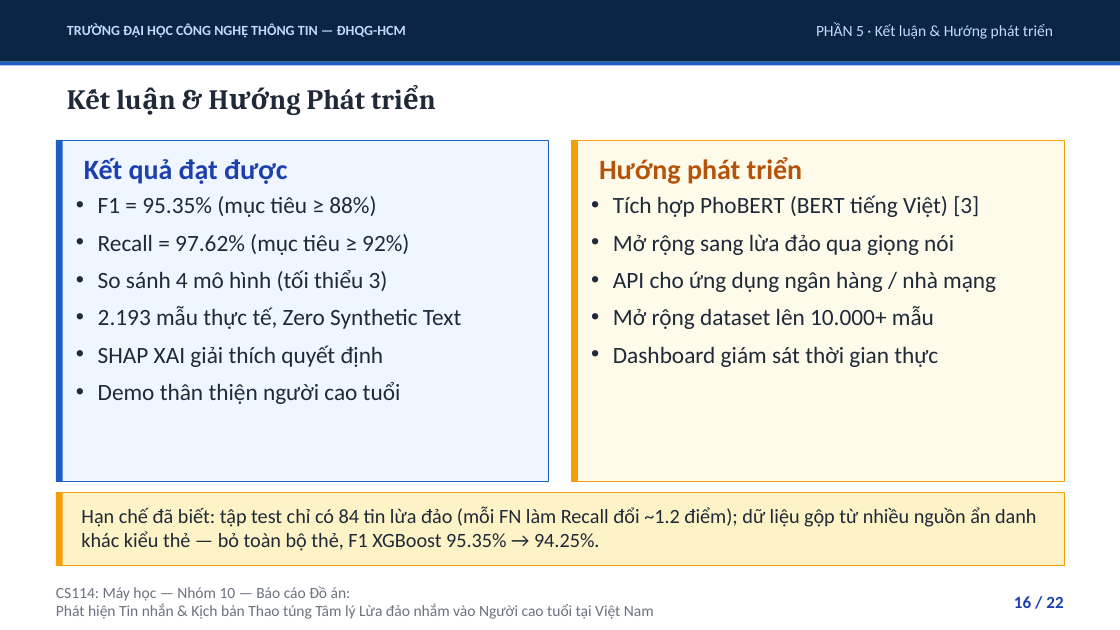
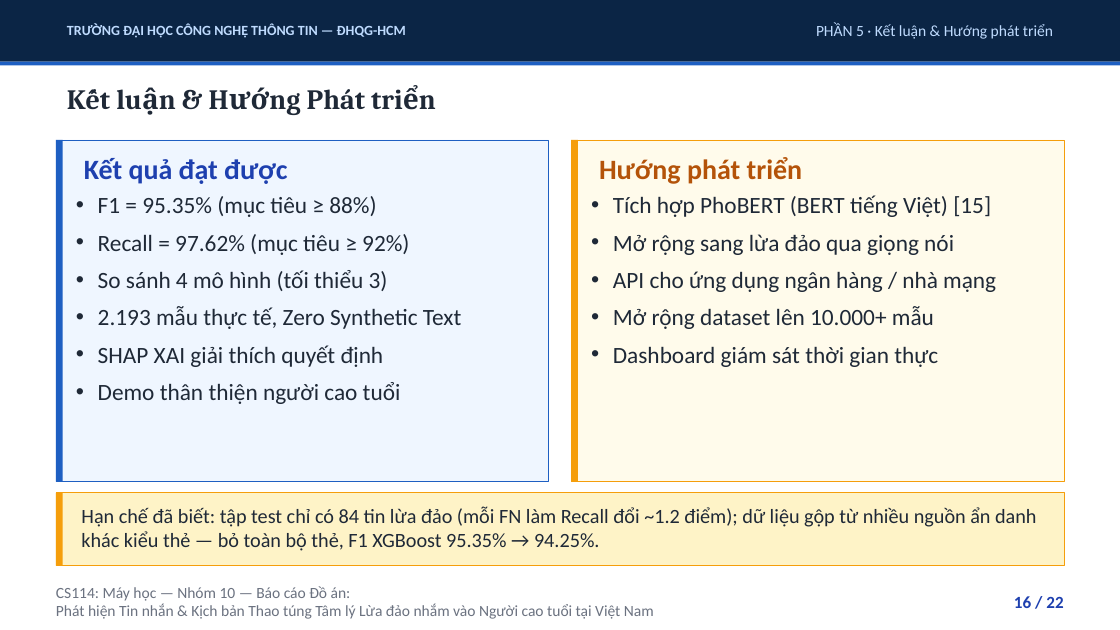
Before and after one commit to uit-25730067-chithanh/CS114-Team10-Elderly-Scam-Detection, a slide deck: slide 16 of draft/scam-detection/reports/slides/phase09_presentation.pptx. Drawn at 1120x630 pixels with LibreOffice and Linux fonts; fonts in the diff are those of the drawing. Boxes give left, top, right and bottom in pixels: in the first picture for what was removed or moved away, otherwise in the second. Text is boxed around its words. In the diff, an @@ line names an element or a change of style, - is before the commit and + after.

```diff
--- a/draft/scam-detection/reports/slides/phase09_presentation.pptx
+++ b/draft/scam-detection/reports/slides/phase09_presentation.pptx
@@ text at (x1=613, y1=195, x2=991, y2=217): text changed @@
-• Tích hợp PhoBERT (BERT tiếng Việt) [3]
+• Tích hợp PhoBERT (BERT tiếng Việt) [15]
```
Also in this commit, not shown: 7 other slides changed, 1 other file.
